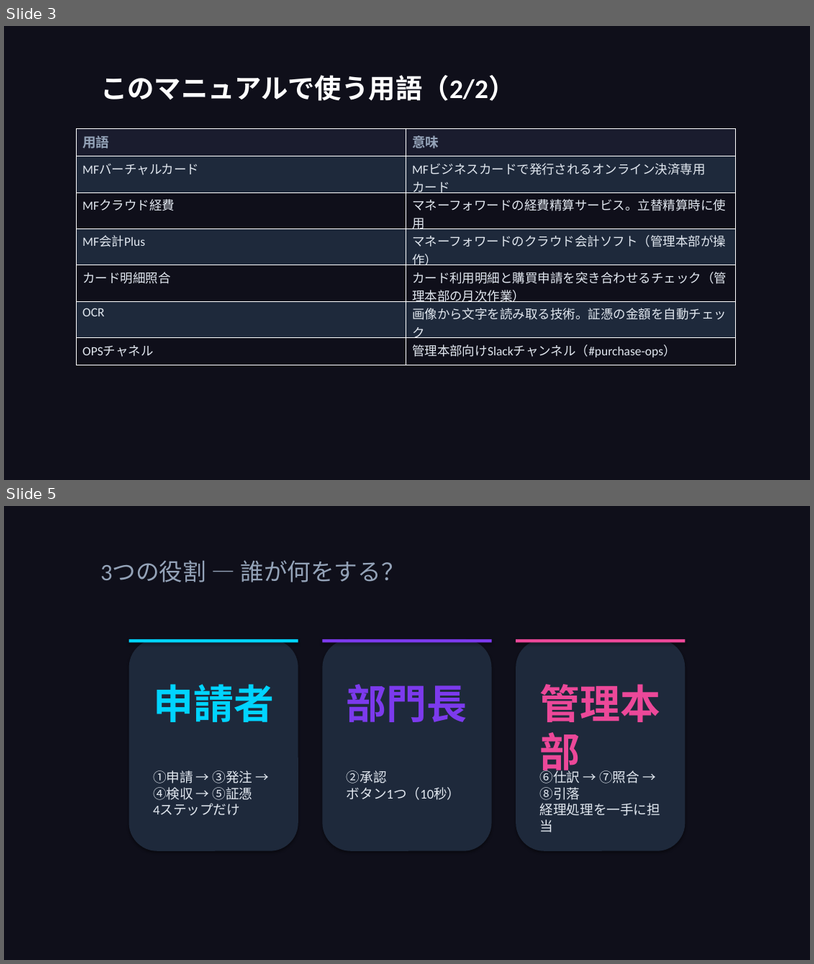
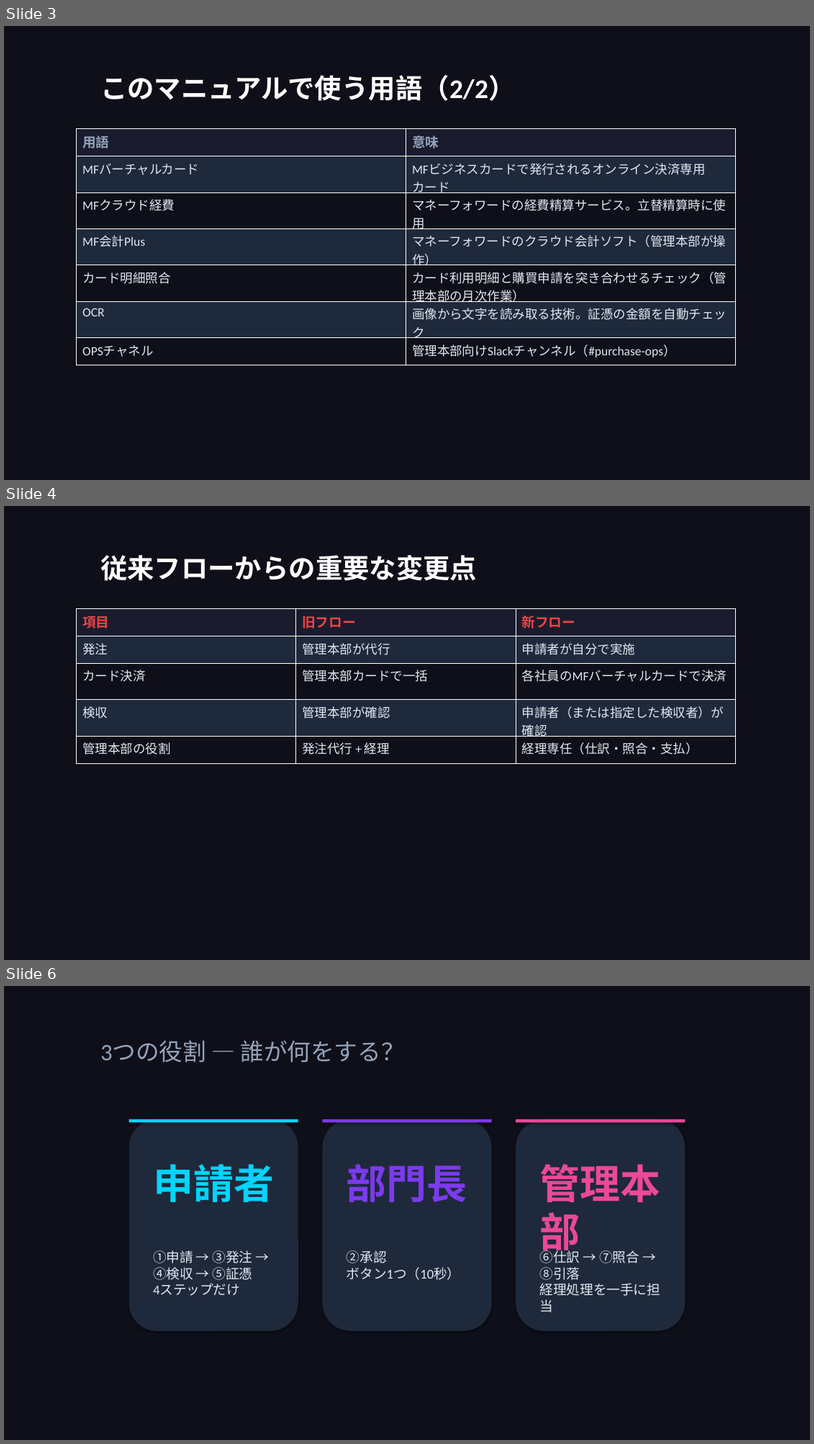
Before and after one commit to takeshiizawa123/next-procurement-poc, a slide deck: docs/user-manual.pptx. Shown one above the other, each under a label of ours: slides 3 and 5 before the commit, slides 3, 4 and 6 after it; the slides between them are not shown. The pictures are 814x964 and 814x1444 pixels, drawn with LibreOffice and Linux fonts; fonts in the diff are those of the drawing. Boxes give left, top, right and bottom in pixels: in the first picture for what was removed or moved away, otherwise in the second. Text is boxed around its words. In the diff, an @@ line names an element or a change of style, - is before the commit and + after.

```diff
--- a/docs/user-manual.pptx
+++ b/docs/user-manual.pptx
@@ slide 4 added at [4,506,810,960], background #0F0F1A @@
@@ text added at [100,555,477,581], 32 pt, text #FFFFFF, bold @@
+従来フローからの重要な変更点
@@ table added at [77,609,736,757], 5 rows, 3 columns @@
+項目 | 旧フロー | 新フロー
+発注 | 管理本部が代行 | 申請者が自分で実施
+カード決済 | 管理本部カードで一括 | 各社員のMFバーチャルカードで決済
+検収 | 管理本部が確認 | 申請者（または指定した検収者）が確認
+管理本部の役割 | 発注代行 + 経理 | 経理専任（仕訳・照合・支払）
@@ what was slide 5 is now slide 6 @@
```
Also in this commit, not shown: 2 slides changed, 1 other file.
